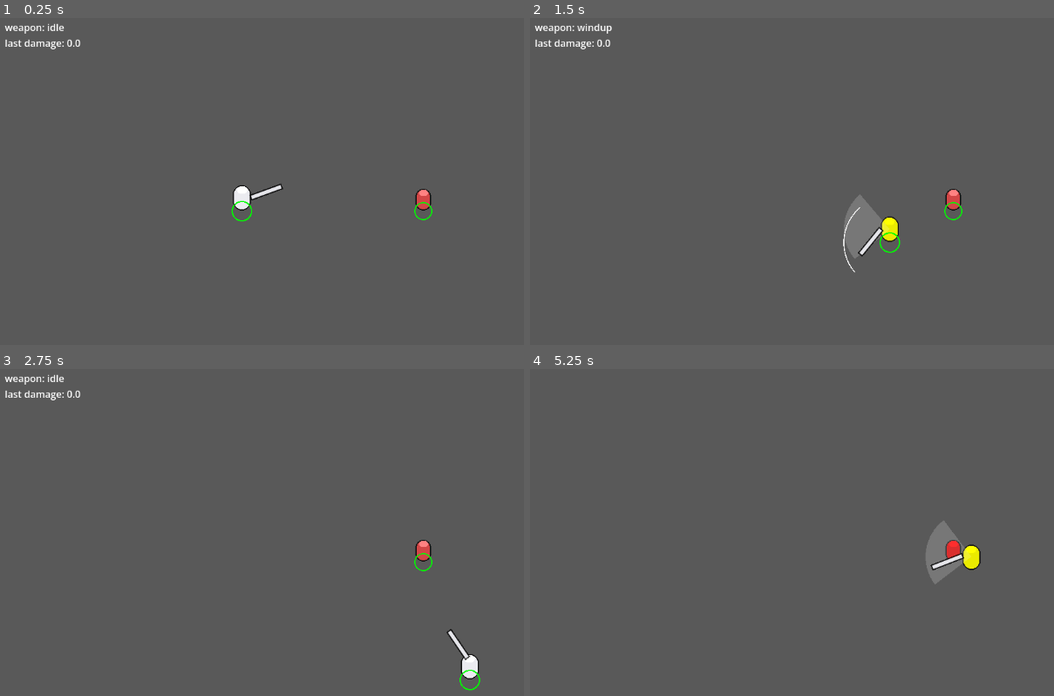
Above: before the commit, frames 1-4 (two rows, left to right).
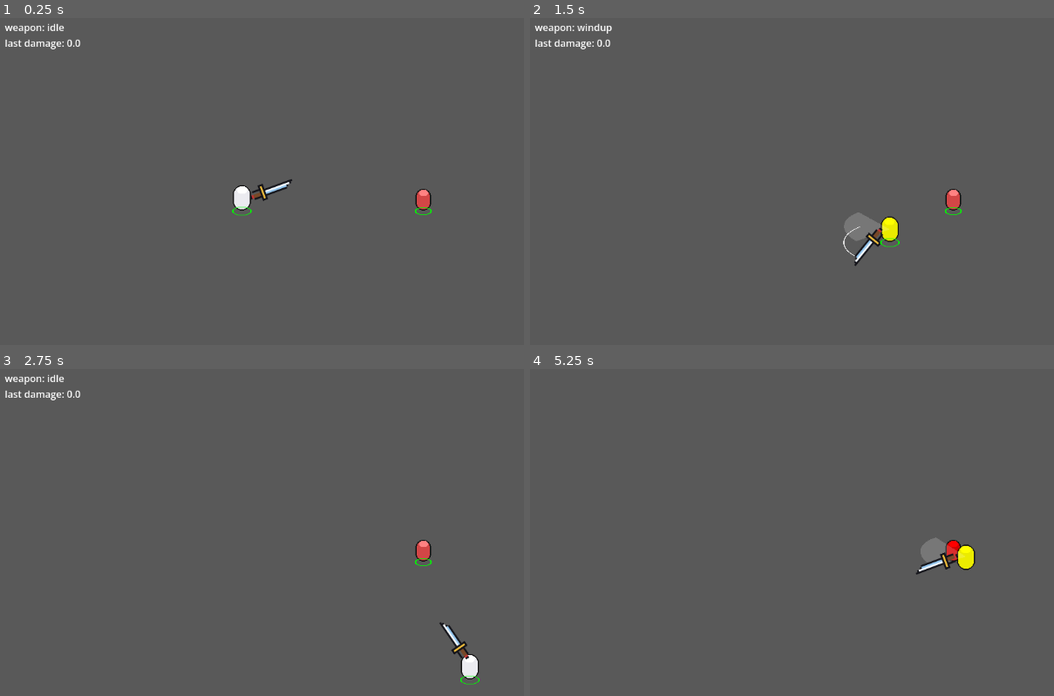
Above: after the commit, the same moments.

Repository: Matcry12/Thiat
Game: Godot game, scene res://scenes/arena.tscn
The game is run twice, just before and just after one commit, with the same random seed, the same clock (stepped at 60 frames per second) and the same inputs.
Inputs (mouse positions are in pixels of both pictures, inside the frame that each line leads up to):
- Up to frame 1 (0.25 s): no input
- Up to frame 2 (1.5 s): tap Enter at 0.5 s; move the mouse to (1033, 191) at 0.52 s; hold D (move_right) 0.53-1.28 s; click (1033, 191) at 0.6 s; move the mouse to (739, 230) at 1.27 s; hold S (move_down) from 1.28 s (still down); click (739, 230) at 1.35 s
- Up to frame 3 (2.75 s): move the mouse to (419, 476) at 2.02 s; release S (move_down) at 2.03 s; hold D (move_right) from 2.03 s (still down); click (419, 476) at 2.1 s
- Up to frame 4 (5.25 s): move the mouse to (844, 640) at 2.77 s; release D (move_right) at 2.78 s; hold W (move_up) 2.78-3.53 s; click (844, 640) at 2.85 s; move the mouse to (outside the picture) at 3.52 s; hold A (move_left) 3.53-5.03 s; click (outside the picture) at 3.6 s; tap F1 (debug_hitboxes) at 4.15 s; move the mouse to (671, 503) at 4.27 s; click (671, 503) at 4.35 s; tap F2 (debug_slowmo) at 4.9 s; move the mouse to (912, 561) at 5.02 s; hold S (move_down) from 5.03 s (still down); click (912, 561) at 5.1 s

The runs differ from the first frame. In frame 1, 0.3% of the frame differs, in the area x 44-83%, y 49-63%; in frame 2, 0.8%; in frame 3, 0.3%; in frame 4, 0.9%, in the area x 73-87%, y 46-66%.

Commit message:
fix(visuals): flat ground shapes, original pixel sword placeholder
Debug shapes are drawn squashed (0.45 y-scale) so they read as lying on the
floor instead of hoops standing through the character. Hit shapes stay on the
floor plane at the feet - distances between characters are measured on the
floor, so a tall boss and a short player must share one plane (decision 0009).
The weapon's windup telegraph is squashed the same way.

Sword placeholder is now original pixel art drawn from a character grid in
tools/make_placeholders.py, transparent background, pointing +X with the grip
at the left edge. Shape is editable by changing letters in the grid.

Shadow darkened - it was invisible on the grey floor.

Co-Authored-By: Claude Opus 5 <noreply@anthropic.com>

Diff:
--- a/scenes/dummy.tscn
+++ b/scenes/dummy.tscn
@@ -8,10 +8,10 @@
 [ext_resource type="Texture2D" path="res://assets/placeholder/shadow.png" id="6"]
 
 [sub_resource type="CircleShape2D" id="BodyShape"]
-radius = 14.0
+radius = 10.0
 
 [sub_resource type="CircleShape2D" id="HurtShape"]
-radius = 14.0
+radius = 13.0
 
 [node name="Dummy" type="StaticBody2D"]
 script = ExtResource("1")
--- a/scenes/player.tscn
+++ b/scenes/player.tscn
@@ -12,10 +12,10 @@
 [ext_resource type="Texture2D" path="res://assets/placeholder/sword.png" id="10"]
 
 [sub_resource type="CircleShape2D" id="BodyShape"]
-radius = 16.0
+radius = 11.0
 
 [sub_resource type="CircleShape2D" id="HurtShape"]
-radius = 16.0
+radius = 15.0
 
 [sub_resource type="CircleShape2D" id="HitShape"]
 radius = 76.0
@@ -48,7 +48,7 @@
 
 [node name="Blade" type="Sprite2D" parent="WeaponVisual"]
 centered = false
-offset = Vector2(0, -5)
+offset = Vector2(0, -15)
 
 [node name="Hurtbox" type="Area2D" parent="."]
 collision_layer = 2
--- a/scripts/debug_overlay.gd
+++ b/scripts/debug_overlay.gd
@@ -3,6 +3,10 @@
 ## tint reference, the sword wedge, and top-left timing text.
 
 @export var player_path: NodePath
+
+## How flat a floor circle is drawn. Matches the shadow ellipse so ground shapes
+## read as lying on the floor rather than standing up.
+const GROUND_SQUASH := 0.45
 
 var enabled := true
 var last_damage := 0.0
@@ -56,7 +60,7 @@
 
 	# Hitbox: red outline, only while active.
 	if weapon_holder.phase == WeaponHolder.Phase.ACTIVE:
-		_draw_layer.draw_arc(hitbox.global_position, weapon.reach, 0, TAU, 32, Color.RED, 2.0)
+		_draw_ground_circle(hitbox.global_position, weapon.reach, Color.RED, 2.0)
 
 	# Sword wedge: whenever not idle.
 	if weapon != null and weapon_holder.phase != WeaponHolder.Phase.IDLE:
@@ -64,9 +68,19 @@
 		var half_arc := deg_to_rad(weapon.arc_degrees / 2.0)
 		var from_angle := aim.angle() - half_arc
 		var to_angle := aim.angle() + half_arc
-		_draw_layer.draw_arc(_player.global_position, weapon.reach, from_angle, to_angle, 24, Color.WHITE, 1.5)
+		_draw_layer.draw_set_transform(_player.global_position, 0.0, Vector2(1.0, GROUND_SQUASH))
+		_draw_layer.draw_arc(Vector2.ZERO, weapon.reach, from_angle, to_angle, 24, Color.WHITE, 1.5)
+		_draw_layer.draw_set_transform(Vector2.ZERO, 0.0, Vector2.ONE)
 
 func _draw_hurtbox_outline(hurtbox: Hurtbox) -> void:
-	var shape := (hurtbox.get_node("CollisionShape2D") as CollisionShape2D).shape as CircleShape2D
+	var cs := hurtbox.get_node("CollisionShape2D") as CollisionShape2D
+	var shape := cs.shape as CircleShape2D
 	if shape:
-		_draw_layer.draw_arc(hurtbox.global_position, shape.radius, 0, TAU, 24, Color.GREEN, 2.0)
+		_draw_ground_circle(cs.global_position, shape.radius, Color.GREEN, 2.0)
+
+## Hit shapes live on the FLOOR plane in 2.5D, so draw them squashed like a
+## shadow. A true circle would look like a hoop standing through the character.
+func _draw_ground_circle(at: Vector2, radius: float, color: Color, width: float) -> void:
+	_draw_layer.draw_set_transform(at, 0.0, Vector2(1.0, GROUND_SQUASH))
+	_draw_layer.draw_arc(Vector2.ZERO, radius, 0, TAU, 28, color, width)
+	_draw_layer.draw_set_transform(Vector2.ZERO, 0.0, Vector2.ONE)
--- a/scripts/visual/weapon_visual.gd
+++ b/scripts/visual/weapon_visual.gd
@@ -16,6 +16,7 @@
 @export var windup_angle_degrees := 60.0   ## how far back the blade winds up, relative to aim
 @export var show_reach_telegraph := true   ## faint wedge during windup, reused from the old swing_arc draw code
 @export var telegraph_color := Color(1, 1, 1, 0.18)
+@export var ground_squash := 0.45          ## flatten floor shapes so they read as lying down (2.5D)
 
 @onready var blade: Sprite2D = $Blade
 
@@ -75,8 +76,10 @@
 		return
 	var half := deg_to_rad(weapon.arc_degrees * 0.5)
 	var r: float = weapon.reach
+	# Squashed: the reach lies on the floor, so it must look flat (decision 0009).
 	var points := PackedVector2Array([Vector2.ZERO])
 	var steps := 16
 	for i in steps + 1:
-		points.append(Vector2.RIGHT.rotated(lerpf(-half, half, float(i) / steps)) * r)
+		var p := Vector2.RIGHT.rotated(lerpf(-half, half, float(i) / steps)) * r
+		points.append(Vector2(p.x, p.y * ground_squash))
 	draw_colored_polygon(points, telegraph_color)
Binary file changed: assets/placeholder/shadow.png
Binary file changed: assets/placeholder/sword.png
Not shown, changed: .claude/memory/preferences.md
Not shown, changed: docs/wiki/replacing-art.md
